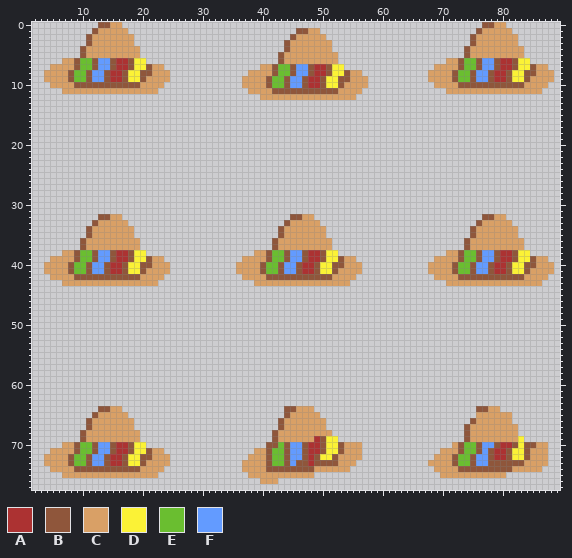
Sprite sheet -- Assets/sprites/hat.png. Above is the file before it was changed.
The file is 96x96 pixels. Shown: x 2..89, y 0..77.
Palette (. is transparent): A #ac3232  B #8f563b  C #d9a066  D #fbf236  E #6abe30  F #639bff
Pixels before (only the part around the change), first column x 22:
 0 .........................................
 1 ........................BBCC.............
 2 .......................BCCCCC............
 3 ......................BCCCCCCC...........
 4 ......................BCCCCCCC...........
 5 .....................BCCCCCCCCC..........
 6 .....................BCCCCCCCCC..........
 7 CC................CCBEEBFFBAABDD.........
 8 CCC.............CCCCBEEBFFBAABDDBCC......
 9 CCC............CCCCBEEBFFBAABDDBBCCC.....
10 CC.............CCCCBEEBFFBAABDDBCCCC.....
11 C...............CCCCBBBBBBBBBBBCCCC......
12 ..................CCCCCCCCCCCCCCCC.......
13 .........................................
14 .........................................
15 .........................................
16 .........................................
17 .........................................
18 .........................................
19 .........................................
20 .........................................
21 .........................................
22 .........................................
23 .........................................
24 .........................................
Now the later version:
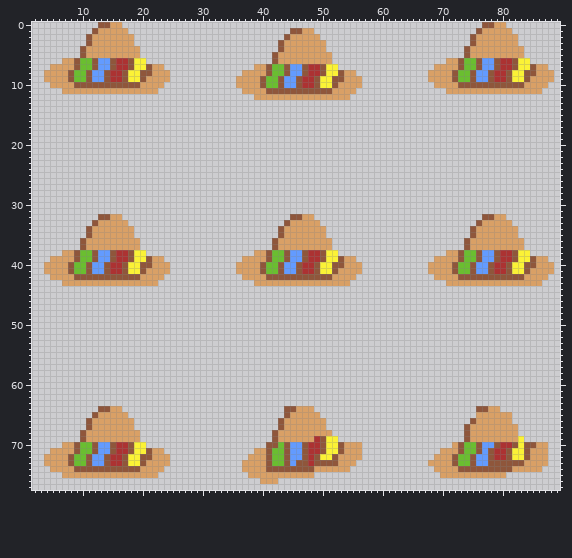
From old to new:
The author changed colour B to colour A in rows 7 to 8 at x 48; in rows 9 to 10 at x 47.
Colour B now appears in row 1 at x 45; in row 2 at x 44; in rows 3 to 4 at x 43; in rows 5 to 6 at x 42.
The author changed colour A to colour B in rows 7 to 8 at x 50; in rows 9 to 10 at x 49.
The author changed colour C to colour B in rows 7 to 8 at x 41; in rows 9 to 10 at x 40; in row 11 at x 41.
The author changed colour D to colour B in row 8 at x 53; in rows 9 to 10 at x 52.
The author changed colour E to colour B in rows 7 to 8 at x 44; in rows 9 to 10 at x 43.
The author changed colour F to colour B in rows 7 to 8 at x 47; in rows 9 to 10 at x 46.
Colour C now appears in row 7 at x 39; in row 8 at x 37; in rows 9 to 10 at x 36; in row 11 at x 37; in row 12 at x 39.
The author changed colour B to colour C in row 1 at x 47; in row 2 at x 45; in rows 3 to 4 at x 44; in rows 5 to 6 at x 43; in rows 8 to 9 at x 54; in row 10 at x 53.
The author changed colour B to colour C in row 11 at x 52.
The author changed colour B to colour D in rows 7 to 8 at x 51; in rows 9 to 10 at x 50.
The author changed colour B to colour E in rows 7 to 8 at x 42; in rows 9 to 10 at x 41.
The author changed colour B to colour F in rows 7 to 8 at x 45; in rows 9 to 10 at x 44.
Colour C is removed in row 1 at x 49; in row 2 at x 50; in rows 3 to 4 at x 51; in rows 5 to 6 at x 52; in row 8 at x 56; in rows 9 to 10 at x 57.
Colour C is removed in row 11 at x 56; in row 12 at x 55.
Colour D is removed in row 7 at x 53.
Boxes around the changes in both pictures, in picture pixels (x1, y1, x2, y2):
changed: (236, 28, 368, 100)
